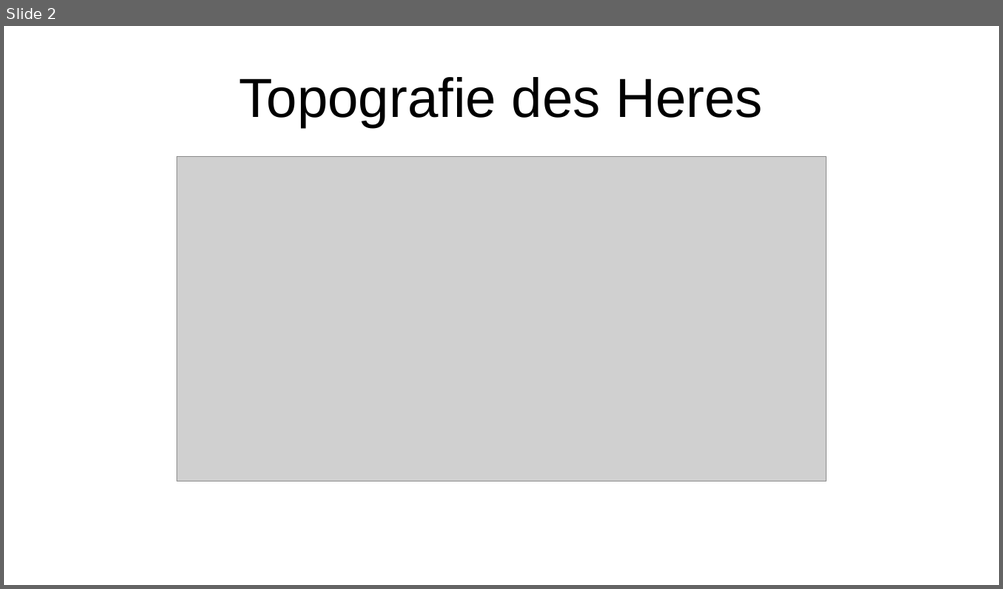
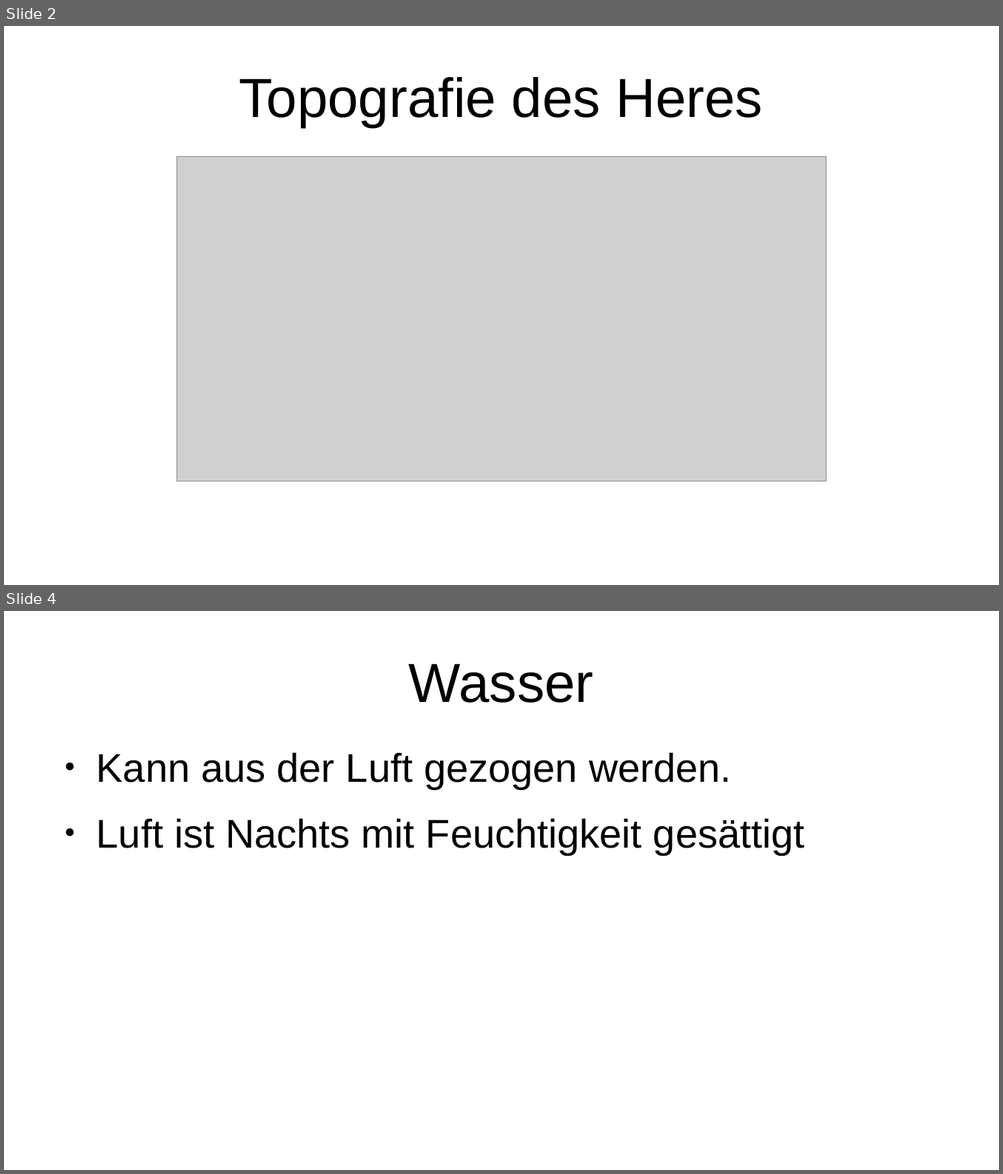
Before and after one commit to a8767c36/mars-game, a slide deck: schema/Landschaft.odp. Shown one above the other, each under a label of ours: slide 2 before the commit, slides 2 and 4 after it; the slides between them are not shown. The pictures are 1003x589 and 1003x1174 pixels, drawn with LibreOffice and Linux fonts; fonts in the diff are those of the drawing; grey boxes stand for pictures. Boxes give left, top, right and bottom in pixels: in the first picture for what was removed or moved away, otherwise in the second. Text is boxed around its words. In the diff, an @@ line names an element or a change of style, - is before the commit and + after.

```diff
--- a/schema/Landschaft.odp
+++ b/schema/Landschaft.odp
@@ slide 4 added at (4,611,999,1170), background #FFFFFF @@
@@ title added at (409,664,594,703), 44 pt, text #000000 @@
+Wasser
@@ text added at (96,752,805,854), 32 pt, text #000000 @@
+● Kann aus der Luft gezogen werden.
+● Luft ist Nachts mit Feuchtigkeit gesättigt
```
Also in this commit, not shown: 2 other slides added.
